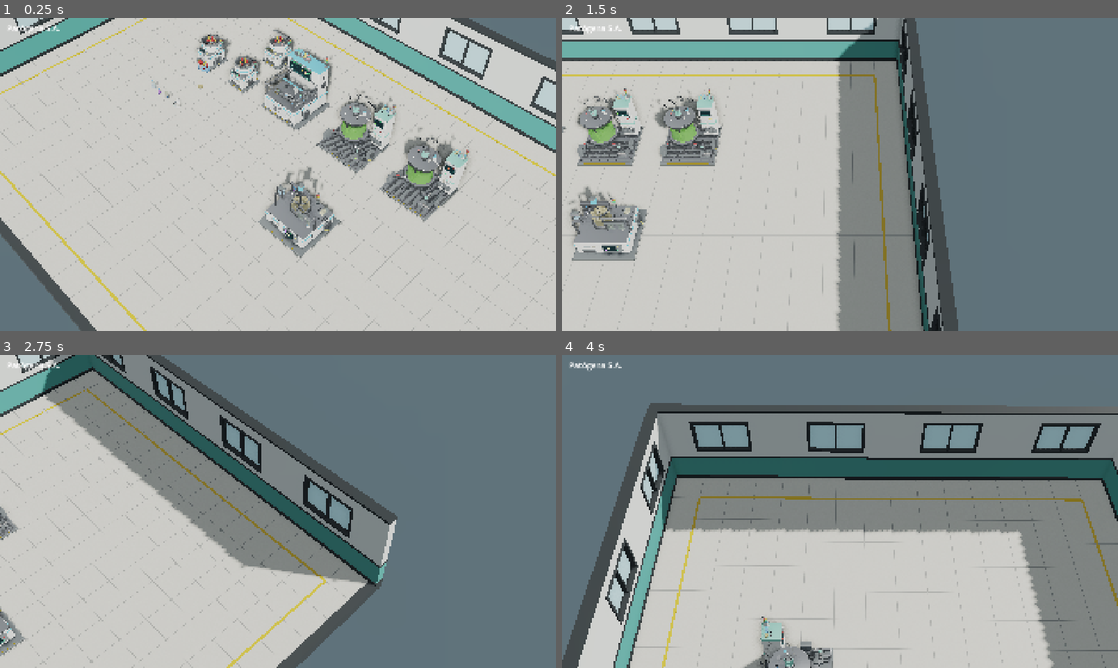
Above: before the commit, frames 1-4 (two rows, left to right).
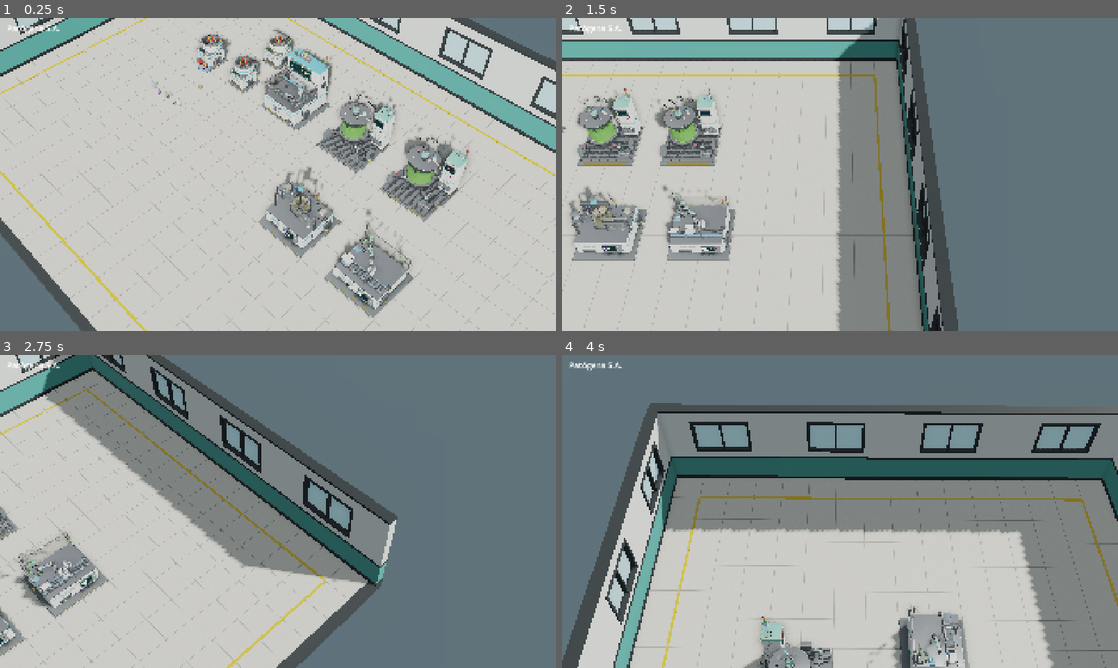
Above: after the commit, the same moments.

Repository: kutedo2001/Patogena
Game: Godot game, scene res://escenas/principal.tscn
The game is run twice, just before and just after one commit, with the same random seed, the same clock (stepped at 60 frames per second) and the same inputs.
Inputs (mouse positions are in pixels of both pictures, inside the frame that each line leads up to):
- Up to frame 1 (0.25 s): no input
- Up to frame 2 (1.5 s): tap Enter at 0.5 s; move the mouse to (962, 158) at 0.52 s; hold Right (ui_right) 0.53-1.25 s; tap Q at 0.6 s; click (962, 158) at 0.67 s; drag from (728, 190) to (812, 237) at 1.27 s
- Up to frame 3 (2.75 s): tap Space at 2 s; move the mouse to (333, 442) at 2.02 s; hold Right (ui_right) from 2.03 s (still down); tap Q at 2.1 s
- Up to frame 4 (4 s): release Right (ui_right) at 2.75 s; drag from (812, 574) to (673, 464) at 2.77 s; move the mouse to (1006, 558) at 3.52 s; hold Left (ui_left) from 3.53 s (still down); tap Q at 3.6 s

The runs differ from the first frame. In frame 1, 2.4% of the frame differs, in the area x 49-75%, y 17-96%; in frame 2, 2.0%; in frame 3, 2.1%; in frame 4, 1.9%.

Commit message:
arte: envasadora detallada con brazo SCARA, cinta, tapa y etiquetadora (P3.5c)
Co-Authored-By: Claude Opus 5.5 <noreply@anthropic.com>
Claude-Session: https://claude.ai/code/session_01FTH4Ncez4QxregiZRWV3gW

Diff:
--- a/scripts/captura.gd
+++ b/scripts/captura.gd
@@ -13,6 +13,8 @@
 			_ruta = a.trim_prefix("--captura=")
 		elif a.begins_with("--secuencia="):
 			_secuencia = int(a.trim_prefix("--secuencia="))
+		elif a.begins_with("--escala_tiempo="):
+			Engine.time_scale = float(a.trim_prefix("--escala_tiempo="))
 		elif a.begins_with("--esperar="):
 			_esperar = int(a.trim_prefix("--esperar="))
 	set_process(_ruta != "")
--- a/scripts/maquina.gd
+++ b/scripts/maquina.gd
@@ -57,6 +57,18 @@
 var _mat_resistencia: Array[StandardMaterial3D] = []
 var _agujas: Array[Node3D] = []
 var _nivel_vaso: Node3D
+# envasadora: caja por la cinta, viales que aparecen, tapa, etiqueta y brazo SCARA
+var _mover_caja: Node3D
+var _caja_x0 := 0.0
+var _aparecer: Array[Node3D] = []
+var _tapa_caja: Node3D
+var _etiquetar: Node3D
+var _etiquetar_y0 := 0.0
+var _etiqueta_caja: Node3D
+var _hombro: Node3D
+var _pinza: Node3D
+var _pinza_y0 := 0.0
+var _vial_pinza: Node3D
 var _tapa_ang := 0.0
 var _mat_pantalla: StandardMaterial3D
 var _ui: PantallaMaquina
@@ -116,6 +128,24 @@
 				(mi as MeshInstance3D).material_override = c
 				_mat_resistencia.append(c)
 	_nivel_vaso = _buscar("nivel_vaso")
+	_mover_caja = _buscar("mover_caja")
+	if _mover_caja:
+		_caja_x0 = _mover_caja.position.x
+		for i in 12:
+			var a := _buscar("aparecer_%d" % i)
+			if a == null:
+				break
+			_aparecer.append(a)
+		_tapa_caja = _buscar("tapa_caja")
+		_etiquetar = _buscar("etiquetar")
+		if _etiquetar:
+			_etiquetar_y0 = _etiquetar.position.y
+		_etiqueta_caja = _buscar("etiqueta_caja")
+		_hombro = _buscar("brazo_hombro")
+		_pinza = _buscar("brazo_pinza")
+		if _pinza:
+			_pinza_y0 = _pinza.position.y
+		_vial_pinza = _buscar("vial_en_pinza")
 	_bandeja = _buscar("bandeja")
 	_boquilla = _buscar("boquilla")
 	_gota = _buscar("gota")
@@ -218,6 +248,8 @@
 	if not _llenados.is_empty():
 		_dosificar(dt, trabaja)
 	_procesos_por_fases(trabaja)
+	if _mover_caja:
+		_envasar(trabaja)
 	if _tapa:
 		# la tapa se abre cuando la máquina espera material (se ve el rotor vacío esperando)
 		var objetivo := deg_to_rad(68.0) if estado == Estado.SIN_MATERIAL else 0.0
@@ -328,3 +360,41 @@
 		m.emission_energy_multiplier = 5.0 * golpe
 	for a in _agujas:
 		a.rotation.y = deg_to_rad(-40.0 + 70.0 * _vel_giro + sin(_t * 7.0) * 4.0 * _vel_giro)
+
+## Envasadora: 0–0,2 la caja entra por la cinta · 0,22–0,6 el brazo lleva 6 viales ·
+## 0,6–0,72 se cierra la tapa · 0,72–0,85 etiqueta · 0,85–1 la caja sale.
+const ANG_COGER := 140.0
+const ANG_DEJAR := 282.5
+func _envasar(trabaja: bool) -> void:
+	var p := _progreso
+	var x := _caja_x0
+	if p < 0.2:
+		x = _caja_x0 - 0.62 * (1.0 - smoothstep(0.0, 0.2, p))
+	elif p > 0.85:
+		x = _caja_x0 + 0.75 * smoothstep(0.85, 1.0, p)
+	_mover_caja.position.x = x
+	var n := _aparecer.size()
+	var t := clampf((p - 0.22) / 0.38, 0.0, 1.0) * n      # vial en curso (0..n)
+	for i in n:
+		_aparecer[i].visible = p > 0.05 and t >= i + 0.85
+	if _tapa_caja:
+		_tapa_caja.rotation.x = deg_to_rad(-115.0) * (1.0 - smoothstep(0.6, 0.72, p))
+	var golpe := 0.0
+	if p > 0.72 and p < 0.85:
+		golpe = sin((p - 0.72) / 0.13 * PI)
+	if _etiquetar:
+		_etiquetar.position.y = _etiquetar_y0 - 0.12 * golpe
+	if _etiqueta_caja:
+		_etiqueta_caja.visible = p > 0.79
+	if _hombro and _pinza:
+		var u := t - floorf(t)                    # dentro de cada viaje: 0 coger, 0,5 dejar
+		var ida := 0.5 - 0.5 * cos(u * TAU)       # 0 en el carrusel, 1 en la caja
+		var en_ciclo := p > 0.22 and p < 0.6 and trabaja
+		var ang := ANG_COGER if not en_ciclo else lerpf(ANG_COGER, ANG_DEJAR, ida)
+		_hombro.rotation.y = deg_to_rad(ang)
+		var baja := 0.0
+		if en_ciclo:
+			baja = clampf(1.0 - minf(absf(u - 0.0), absf(u - 1.0)) * 10.0, 0.0, 1.0) + clampf(1.0 - absf(u - 0.5) * 10.0, 0.0, 1.0)
+		_pinza.position.y = _pinza_y0 - 0.07 * baja
+		if _vial_pinza:
+			_vial_pinza.visible = en_ciclo and u > 0.05 and u < 0.5
--- a/scripts/pantalla.gd
+++ b/scripts/pantalla.gd
@@ -6,8 +6,8 @@
 ## Disposición común: cabecera (estado, reloj, eficiencia, logotipo) · cuerpo
 ## (gráfica y dato principal) · pie (entrada → progreso → salida, con existencias).
 
-enum Tipo { CENTRIFUGA, SECUENCIADOR, BIORREACTOR, MEZCLADORA }
-enum Icono { SANGRE, PLASMA, CULTIVO, ADN, VIAL, AGUA, REACTIVO, SUERO }
+enum Tipo { CENTRIFUGA, SECUENCIADOR, BIORREACTOR, MEZCLADORA, ENVASADORA, CEPA }
+enum Icono { SANGRE, PLASMA, CULTIVO, ADN, VIAL, AGUA, REACTIVO, SUERO, CAJA }
 
 const FONDO := Color(0.03, 0.075, 0.085)
 const REJILLA := Color(0.09, 0.2, 0.2)
@@ -18,13 +18,16 @@
 const C_ICONO := {
 	Icono.SANGRE: Color(0.8, 0.06, 0.08), Icono.PLASMA: Color(0.98, 0.72, 0.15),
 	Icono.CULTIVO: Color(0.85, 0.66, 0.3), Icono.ADN: Color(0.3, 1.0, 0.45), Icono.VIAL: Color(0.5, 0.95, 0.2),
-	Icono.AGUA: Color(0.5, 0.8, 1.0), Icono.REACTIVO: Color(0.55, 0.3, 1.0), Icono.SUERO: Color(0.98, 0.85, 0.45)}
+	Icono.AGUA: Color(0.5, 0.8, 1.0), Icono.REACTIVO: Color(0.55, 0.3, 1.0), Icono.SUERO: Color(0.98, 0.85, 0.45),
+	Icono.CAJA: Color(0.95, 0.95, 0.92)}
 # receta que enseña cada máquina: [entrada, salida]
 const RECETA := {
 	Tipo.CENTRIFUGA: [Icono.SANGRE, Icono.PLASMA],
 	Tipo.SECUENCIADOR: [Icono.CULTIVO, Icono.ADN],
 	Tipo.BIORREACTOR: [Icono.ADN, Icono.VIAL],
-	Tipo.MEZCLADORA: [Icono.AGUA, Icono.SUERO]}
+	Tipo.MEZCLADORA: [Icono.AGUA, Icono.SUERO],
+	Tipo.ENVASADORA: [Icono.ADN, Icono.CAJA],
+	Tipo.CEPA: [Icono.VIAL, Icono.VIAL]}
 
 var tipo: Tipo = Tipo.CENTRIFUGA
 var estado := 1            # Maquina.Estado (0 apagada, 1 trabaja, 2 sin material, 3 avería)
@@ -130,6 +133,14 @@
 			draw_circle(c + Vector2(0, -h * 0.44), h * 0.05, TINTA)
 			draw_line(c + Vector2(-w * 0.2, h * 0.28), c + Vector2(-w * 0.2, h * 0.48), TINTA, linea)
 			draw_line(c + Vector2(w * 0.2, h * 0.28), c + Vector2(w * 0.2, h * 0.48), TINTA, linea)
+		Icono.CAJA:
+			var w := h * 0.8
+			var cuerpo := Rect2(c + Vector2(-w / 2, -h * 0.3), Vector2(w, h * 0.6))
+			if not contorno:
+				draw_rect(cuerpo, col)
+				draw_rect(Rect2(c + Vector2(-h * 0.05, -h * 0.2), Vector2(h * 0.1, h * 0.4)), Color(0.15, 0.6, 0.45))
+				draw_rect(Rect2(c + Vector2(-h * 0.2, -h * 0.05), Vector2(h * 0.4, h * 0.1)), Color(0.15, 0.6, 0.45))
+			draw_rect(cuerpo, TINTA, false, linea)
 		Icono.VIAL:
 			var w := h * 0.5
 			var cuerpo := Rect2(c + Vector2(-w / 2, -h * 0.12), Vector2(w, h * 0.6))
@@ -168,8 +179,8 @@
 	_icono(r[0], Vector2(_px(14), y0 + hp / 2), ic, entradas == 0)
 	_txt(Vector2(_px(26), y0 + hp * 0.68), "×%d" % entradas, 13, TINTA if entradas > 0 else C_ESTADO[2])
 	var bx := _px(62)
-	if tipo == Tipo.MEZCLADORA:   # segunda entrada: reactivo
-		_icono(Icono.REACTIVO, Vector2(_px(64), y0 + hp / 2), ic, entradas == 0)
+	if tipo == Tipo.MEZCLADORA or tipo == Tipo.ENVASADORA:   # segunda entrada
+		_icono(Icono.REACTIVO if tipo == Tipo.MEZCLADORA else Icono.SUERO, Vector2(_px(64), y0 + hp / 2), ic, entradas == 0)
 		_txt(Vector2(_px(76), y0 + hp * 0.68), "×%d" % entradas, 13, TINTA if entradas > 0 else C_ESTADO[2])
 		bx = _px(112)
 	var bw := w - bx - _px(66)
@@ -238,6 +249,7 @@
 		Tipo.SECUENCIADOR: _secuenciador(cuerpo)
 		Tipo.BIORREACTOR: _biorreactor(cuerpo)
 		Tipo.MEZCLADORA: _mezcladora(cuerpo)
+		Tipo.ENVASADORA: _envasadora(cuerpo)
 
 func _centrifuga(b: Rect2) -> void:
 	# rotor visto desde arriba con 6 cestillos
@@ -398,3 +410,36 @@
 		draw_rect(br, TINTA, false, _px(1.2))
 	if fase > 0.85 and fase < 0.95:
 		draw_rect(Rect2(x0 + _px(2), b.end.y - _px(40), _px(60), _px(4)), Color(1.0, 0.35, 0.1))
+
+func _envasadora(b: Rect2) -> void:
+	# caja vista desde arriba con 6 huecos que se llenan, tapa y etiqueta
+	var p := progreso
+	var cw := b.size.y * 1.1
+	var caja := Rect2(b.position + Vector2(_px(10), _px(4)), Vector2(cw, b.size.y - _px(8)))
+	var entra := 1.0 - smoothstep(0.0, 0.2, p)
+	var sale := smoothstep(0.85, 1.0, p)
+	caja.position.x += (sale * 0.25 - entra * 0.25) * caja.size.x
+	draw_rect(caja, Color(0.82, 0.84, 0.8, 0.9 * (1.0 - sale * 0.7)))
+	draw_rect(caja, TINTA, false, _px(1.5))
+	var n := int(clampf((p - 0.22) / 0.38, 0.0, 1.0) * 6.0 + 0.15)
+	for i in 6:
+		var cx := caja.position.x + caja.size.x * (0.2 + 0.3 * (i % 3))
+		var cy := caja.position.y + caja.size.y * (0.3 + 0.4 * (i / 3))
+		var rr := caja.size.y * 0.14
+		if i < n:
+			draw_circle(Vector2(cx, cy), rr, Color(0.85, 0.92, 0.95))
+			draw_circle(Vector2(cx, cy), rr * 0.55, Color(0.95, 0.75, 0.3))
+		else:
+			draw_arc(Vector2(cx, cy), rr, 0, TAU, 16, TENUE, _px(1.2))
+	var cierre := smoothstep(0.6, 0.72, p)
+	if cierre > 0.0:
+		draw_rect(Rect2(caja.position, Vector2(caja.size.x, caja.size.y * cierre)), Color(0.92, 0.92, 0.88))
+		draw_rect(Rect2(caja.position, Vector2(caja.size.x, caja.size.y * cierre)), TINTA, false, _px(1.2))
+	if p > 0.79:
+		draw_rect(Rect2(caja.get_center() - Vector2(_px(14), _px(8)), Vector2(_px(28), _px(16))), Color(0.3, 0.9, 0.45))
+	# datos
+	var x0 := b.position.x + cw * 1.3 + _px(24)
+	_txt(Vector2(x0, b.position.y + _px(24)), "%d/6" % mini(n, 6), 26, TINTA)
+	_icono(Icono.CAJA, Vector2(x0 + _px(8), b.position.y + _px(40)), _px(14))
+	_txt(Vector2(x0 + _px(20), b.position.y + _px(44)), "%d/h" % int(velocidad * 900), 12, TENUE)
+	_barra(Rect2(x0, b.end.y - _px(14), b.end.x - x0 - _px(4), _px(8)), p, TINTA)
--- a/scripts/principal.gd
+++ b/scripts/principal.gd
@@ -5,6 +5,12 @@
 @onready var titulo: Label = $HUD/Titulo
 @onready var sala: Node3D = $Sala
 @onready var camara: Node3D = $RigCamara
+
+## Duración del ciclo animado por tipo de máquina (para que los procesos se lean; la receta real la fijará P4).
+const CICLO_VISUAL := {
+	PantallaMaquina.Tipo.CENTRIFUGA: 3.0, PantallaMaquina.Tipo.SECUENCIADOR: 6.0, PantallaMaquina.Tipo.BIORREACTOR: 9.0,
+	PantallaMaquina.Tipo.MEZCLADORA: 7.0, PantallaMaquina.Tipo.ENVASADORA: 12.0,
+}
 
 const MAQUINAS := [
 	# [modelo, centro en metros (x, z), giro en grados, estado]
@@ -15,6 +21,7 @@
 	["res://assets/modelos/maquinas/biorreactor.glb", Vector2(1.0, -3.0), 0.0, Maquina.Estado.TRABAJANDO, PantallaMaquina.Tipo.BIORREACTOR],
 	["res://assets/modelos/maquinas/biorreactor.glb", Vector2(4.0, -3.0), 0.0, Maquina.Estado.AVERIA, PantallaMaquina.Tipo.BIORREACTOR],
 	["res://assets/modelos/maquinas/mezcladora.glb", Vector2(2.0, 1.0), 0.0, Maquina.Estado.TRABAJANDO, PantallaMaquina.Tipo.MEZCLADORA],
+	["res://assets/modelos/maquinas/envasadora.glb", Vector2(5.0, 1.0), 0.0, Maquina.Estado.TRABAJANDO, PantallaMaquina.Tipo.ENVASADORA],
 ]
 
 ## Los productos se dibujan a 2,5× su tamaño real para que se lean con la cámara del juego.
@@ -42,6 +49,7 @@
 		m.rotation_degrees.y = e[2]
 		m.estado = e[3]
 		m.tipo_pantalla = e[4]
+		m.ciclo = CICLO_VISUAL.get(e[4], 3.0)
 		add_child(m)
 	for o in OBJETOS:
 		var n: Node3D = load(o[0]).instantiate()
Binary file added: assets/modelos/maquinas/envasadora.glb
Not shown, added: assets/modelos/maquinas/envasadora.glb.import
Binary file added: assets/modelos/maquinas/envasadora_adn.png
Not shown, added: assets/modelos/maquinas/envasadora_adn.png.import
Binary file added: assets/modelos/maquinas/envasadora_aviso_biorriesgo.png
Not shown, added: assets/modelos/maquinas/envasadora_aviso_biorriesgo.png.import
Binary file added: assets/modelos/maquinas/envasadora_aviso_rotor.png
Not shown, added: assets/modelos/maquinas/envasadora_aviso_rotor.png.import
Binary file added: assets/modelos/maquinas/envasadora_caja_vacunas.png
Not shown, added: assets/modelos/maquinas/envasadora_caja_vacunas.png.import
Binary file added: assets/modelos/maquinas/envasadora_franja_peligro.png
Not shown, added: assets/modelos/maquinas/envasadora_franja_peligro.png.import
(and 11 more such lines)
